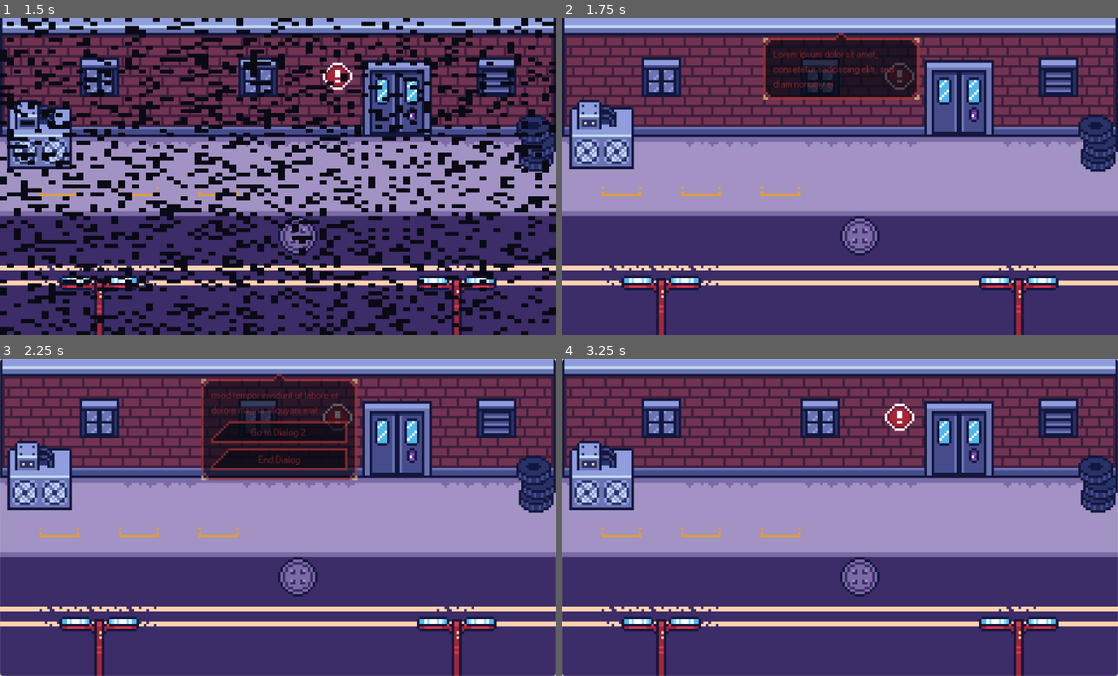
Above: before the commit, frames 1-4 (two rows, left to right).
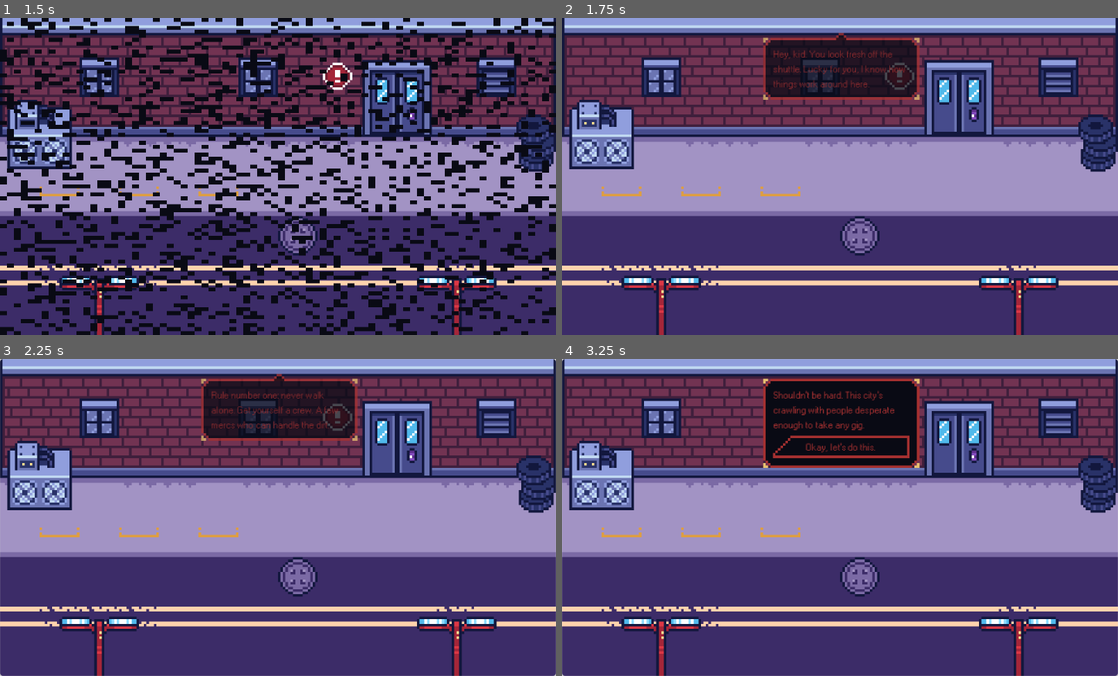
Above: after the commit, the same moments.

Repository: Paraldos/AdventureGame
Game: Godot game, scene res://title_screen/title_screen.tscn
The game is run twice, just before and just after one commit, with the same random seed, the same clock (stepped at 60 frames per second) and the same inputs.
Inputs (mouse positions are in pixels of both pictures, inside the frame that each line leads up to):
- Up to frame 1 (1.5 s): click "Start" at 0.5 s; click (61, 151) at 1.27 s
- Up to frame 2 (1.75 s): no input
- Up to frame 3 (2.25 s): click (61, 492) at 2.02 s
- Up to frame 4 (3.25 s): click (840, 460) at 2.75 s, where only the run before the commit has a clickable "End Dialog"

Frame 1 is identical in both runs. In frame 2, 0.6% of the frame differs, in the area x 38-62%, y 10-23%; in frame 3, 4.7%; in frame 4, 7.9%, in the area x 36-65%, y 6-35%.

Commit message:
refined dialog system

Diff:
--- a/dialog_manager/dialog_bubble.gd
+++ b/dialog_manager/dialog_bubble.gd
@@ -8,15 +8,17 @@
 @onready var pointer_bottom: TextureRect = %PointerBottom
 @onready var animation_player: AnimationPlayer = $AnimationPlayer
 var dialog : Dialog
-var text_length = 0
-var max_text_length = 75
-var amount_of_allready_shown_text = 0
-var btns_instantiated = false
+var chunks = []
+var max_chunk_length = 150
+var current_chunk = 0
 
 func _ready() -> void:
-	SignalManager.background_btn_clicked.connect(_on_background_btn_clicked)
-	text_length = dialog.text.length()
-	_update_text()
+	SignalManager.background_btn_clicked.connect(_update_content)
+	await _create_chunks()
+	_update_content()
+	_update_position()
+
+func _update_position():
 	global_position = Utils.current_location.narrator_dialog_position.global_position
 	if dialog.speaker == Dialog.Speakers.NARRATOR:
 		pointer_bottom.visible = false
@@ -26,25 +28,24 @@
 		pointer_top.visible = false
 		pointer_bottom.visible = false
 
-func _on_background_btn_clicked():
-	_update_text()
+func _update_content():
+		if current_chunk >= chunks.size():
+			if dialog.target_id:
+				DialogManager.move_to_next_dialog(dialog.target_id)
+				queue_free()
+			else:
+				DialogManager.end_dialog()
+				queue_free()
+		elif current_chunk == chunks.size() -1:
+			_add_text()
+			_add_options()
+		else:
+			_add_text()
 
-func _update_text():
-	if text_length > amount_of_allready_shown_text:
-		animation_player.play('fade_in')
-		var text_to_display = dialog.text.substr(amount_of_allready_shown_text, max_text_length)
-		amount_of_allready_shown_text += text_to_display.length()
-		label.text = text_to_display
-		if amount_of_allready_shown_text >= text_length:
-			_add_options()
-	else:
-		if btns_instantiated: return
-		if dialog.target_id:
-			DialogManager.move_to_next_dialog(dialog.target_id)
-			queue_free()
-		else:
-			DialogManager.end_dialog()
-			queue_free()
+func _add_text():
+	animation_player.play('fade_in')
+	label.text = chunks[current_chunk]
+	current_chunk += 1
 
 func _add_options():
 	for option in dialog.options:
@@ -53,4 +54,19 @@
 		btn.option = option
 		btn.parent_bubble = self
 		content_container.add_child(btn)
-		btns_instantiated = true
+
+# ====================================== helper
+func _create_chunks():
+	var txt_array = dialog.text.split(" ")
+	var chunk = ""
+	for word in txt_array:
+		if chunk.length() == 0:
+			chunk += word
+		elif (chunk.length() + word.length() + 1) <= max_chunk_length:
+			chunk += " " + word
+		else:
+			chunks.push_back(chunk)
+			chunk = word
+	if chunk != "":
+		chunks.push_back(chunk)
+	return
--- a/dialog_manager/dialog_manager.tscn
+++ b/dialog_manager/dialog_manager.tscn
@@ -6,31 +6,31 @@
 
 [sub_resource type="Resource" id="Resource_cbvse"]
 script = ExtResource("3_m5bya")
-text = "Go to Dialog 2"
-target_id = "Dialog2"
-metadata/_custom_type_script = "uid://c4papynmlhc0q"
-
-[sub_resource type="Resource" id="Resource_m5bya"]
-script = ExtResource("3_m5bya")
-text = "End Dialog"
+text = "Okay, let's do this."
 metadata/_custom_type_script = "uid://c4papynmlhc0q"
 
 [node name="DialogManager" type="CanvasLayer"]
 script = ExtResource("1_jch72")
 
-[node name="Dialog1" type="Node" parent="."]
+[node name="Start" type="Node" parent="."]
 script = ExtResource("2_cbvse")
-text = "Lorem ipsum dolor sit amet, consetetur sadipscing elitr, sed diam nonumy eirmod tempor invidunt ut labore et dolore magna aliquyam erat."
+text = "Hey, kid. You look fresh off the shuttle. Lucky for you, I know how things work around here."
+target_id = "Start2"
 speaker = 2
 location = Array[String](["TestArea"])
-options = Array[ExtResource("3_m5bya")]([SubResource("Resource_cbvse"), SubResource("Resource_m5bya")])
 metadata/_custom_type_script = "uid://vqv617lov561"
 
-[node name="Dialog2" type="Node" parent="."]
+[node name="Start2" type="Node" parent="."]
 script = ExtResource("2_cbvse")
-text = "Dialog2"
-target_id = "Dialog1"
+text = "Rule number one: never walk alone. Get yourself a crew. A few mercs who can handle the dirt."
+target_id = "Start3"
 speaker = 2
+metadata/_custom_type_script = "uid://vqv617lov561"
+
+[node name="Start3" type="Node" parent="."]
+script = ExtResource("2_cbvse")
+text = "Shouldn’t be hard. This city’s crawling with people desperate enough to take any gig."
+options = Array[ExtResource("3_m5bya")]([SubResource("Resource_cbvse")])
 metadata/_custom_type_script = "uid://vqv617lov561"
 
 [node name="BackgroundBtn" type="Button" parent="."]
--- a/title_screen/title_screen.gd
+++ b/title_screen/title_screen.gd
@@ -5,8 +5,7 @@
 	_new_game()
 
 func _new_game():
-	DialogManager.add_dialog_to_game_data("Dialog1")
-	DialogManager.add_dialog_to_game_data("Dialog2")
+	DialogManager.add_dialog_to_game_data("Start")
 	# actors
 	GameData.actors = []
 	GameData.actors.resize(7)
Not shown: 1 places in dialog_manager/dialog_manager.tscn that only renumber resources
